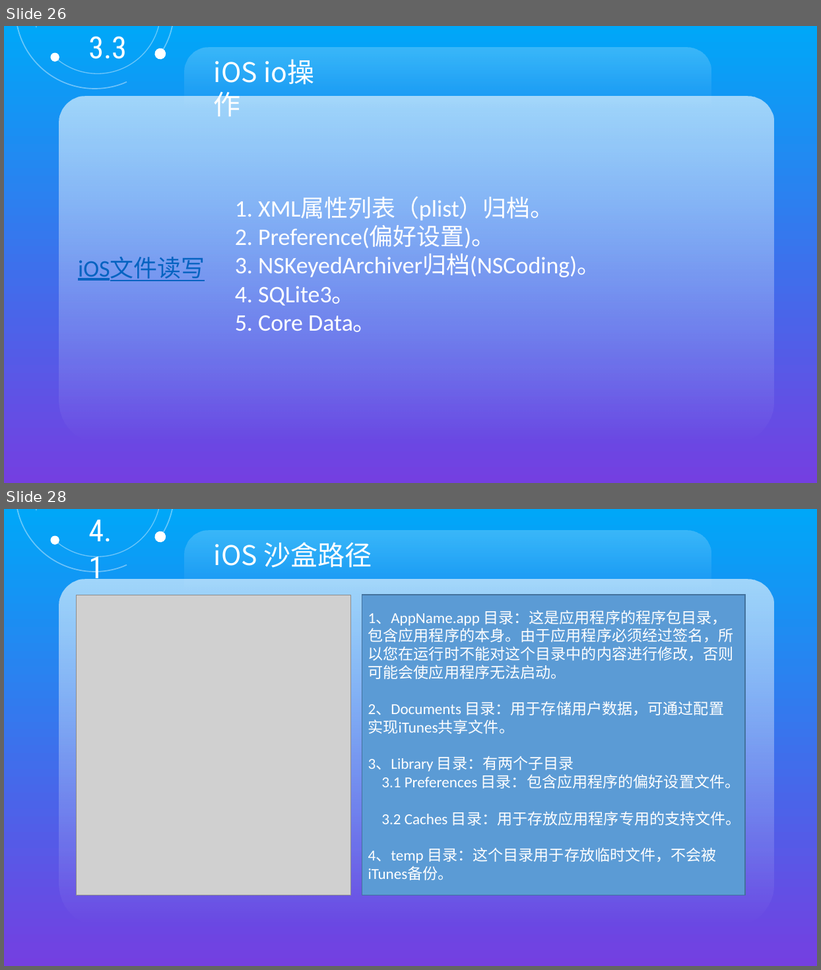
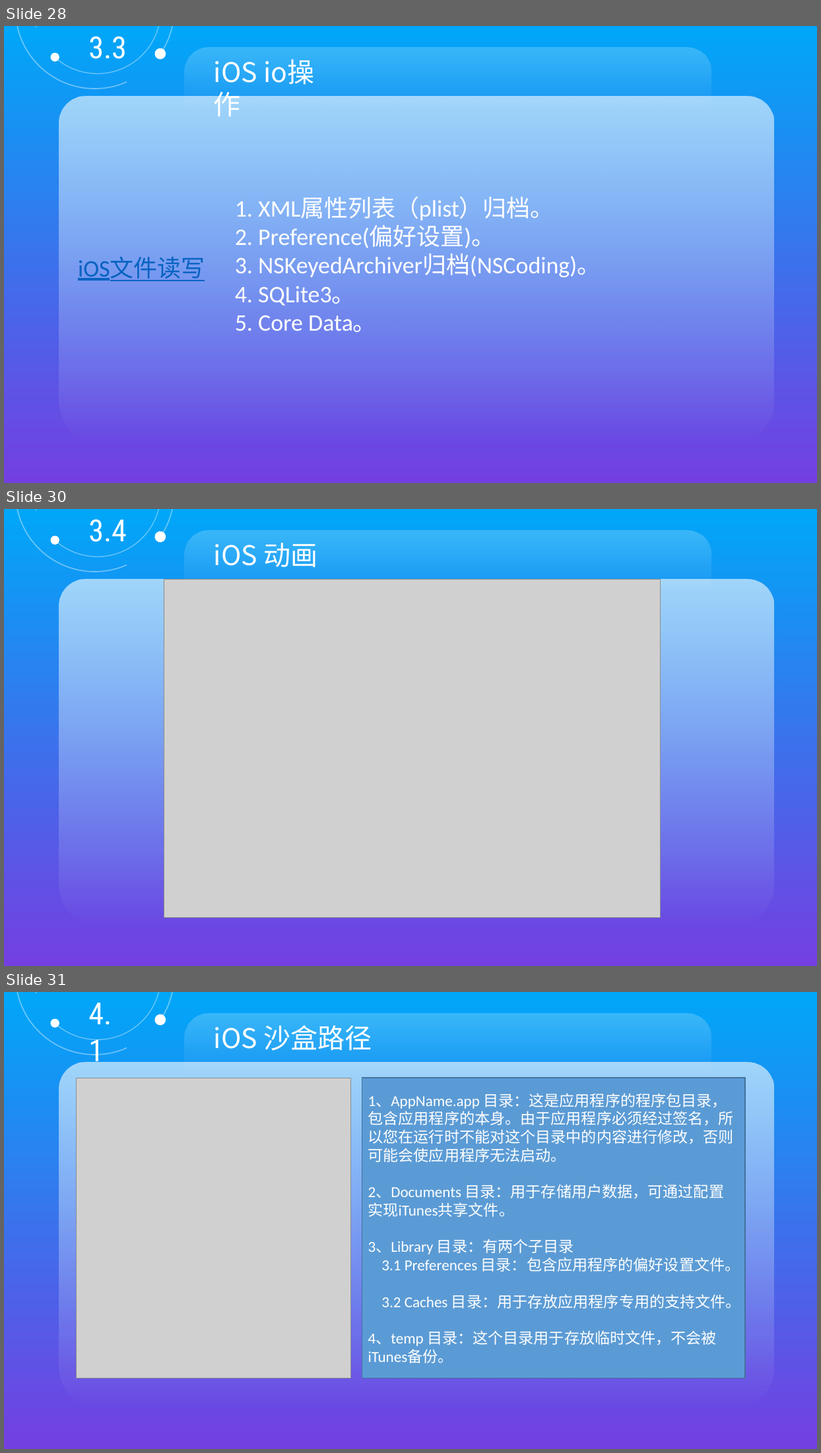
Before and after one commit to GeorgeGod/PPT, a slide deck: iOSTalk.pptx. Shown one above the other, each under a label of ours: slides 26 and 28 before the commit, slides 28, 30 and 31 after it; the slides between them are not shown. The pictures are 821x970 and 821x1453 pixels, drawn with LibreOffice and Linux fonts; fonts in the diff are those of the drawing; grey boxes stand for pictures. Boxes give left, top, right and bottom in pixels: in the first picture for what was removed or moved away, otherwise in the second. Text is boxed around its words. In the diff, an @@ line names an element or a change of style, - is before the commit and + after.

Commit message:
添加动画内容

```diff
--- a/iOSTalk.pptx
+++ b/iOSTalk.pptx
@@ slide 30 added at (x1=4, y1=509, x2=817, y2=966), background #FFFFFF; not listed: 1 template element that a slide beside it also shows @@
@@ text added at (x1=88, y1=519, x2=127, y2=542), 36 pt, text #FFFFFF @@
+3.4
@@ group added at (x1=4, y1=509, x2=206, y2=603): 2 freeform shapes, 2 ellipses @@
@@ round same rect added at (x1=185, y1=531, x2=712, y2=593), fill gradient #FFFFFF @@
@@ text added at (x1=214, y1=543, x2=318, y2=567), 32 pt, text #FFFFFF @@
+iOS 动画
@@ round same rect added at (x1=59, y1=580, x2=774, y2=927), fill gradient #FFFFFF @@
@@ picture added at (x1=164, y1=579, x2=660, y2=918) @@
@@ what was slide 26 is now slide 28 @@
@@ what was slide 28 is now slide 31 @@
```
Also in this commit, not shown: 1 slide changed, 2 other slides added.
